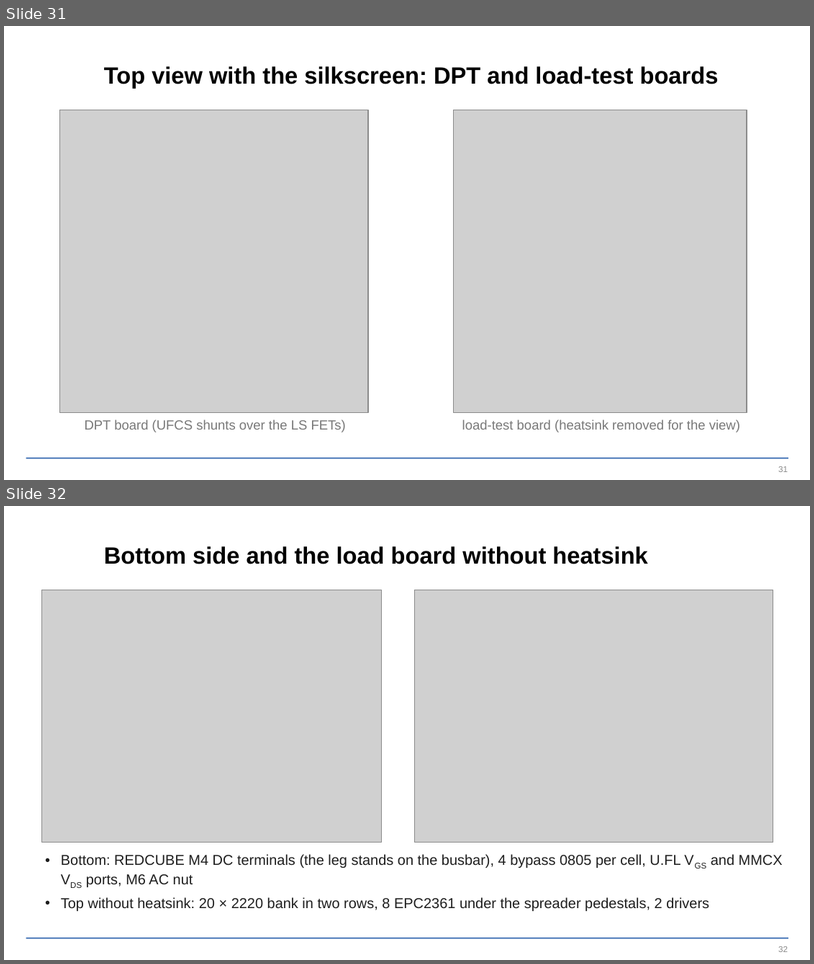
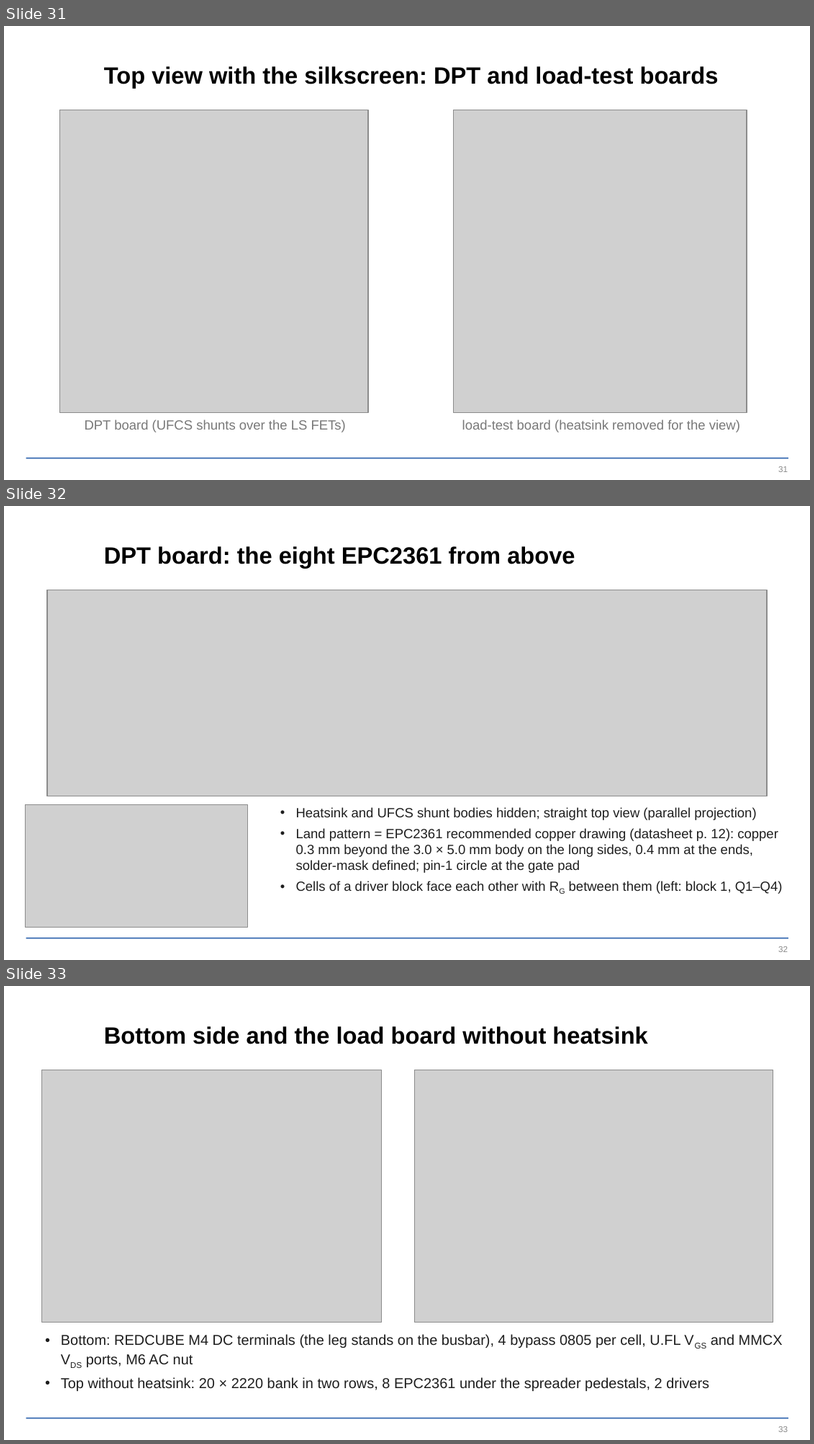
Before and after one commit to EnesAyaz/KTH, a slide deck: PCB-Design/reports/slides/spb_revb_design_flow.pptx. Shown one above the other, each under a label of ours: slides 31 and 32 before the commit, slides 31, 32 and 33 after it. The pictures are 814x964 and 814x1444 pixels, drawn with LibreOffice and Linux fonts; fonts in the diff are those of the drawing; grey boxes stand for pictures; background and template pictures are left out. Boxes give left, top, right and bottom in pixels: in the first picture for what was removed or moved away, otherwise in the second. Text is boxed around its words. In the diff, an @@ line names an element or a change of style, - is before the commit and + after.

```diff
--- a/PCB-Design/reports/slides/spb_revb_design_flow.pptx
+++ b/PCB-Design/reports/slides/spb_revb_design_flow.pptx
@@ slide 32 added at bbox=[4, 506, 810, 960], background #FFFFFF; not listed: 1 template element that a slide beside it also shows @@
@@ title added at bbox=[104, 546, 575, 568], 21 pt, text #000000, bold @@
+DPT board: the eight EPC2361 from above
@@ picture added at bbox=[47, 590, 768, 795] @@
@@ picture added at bbox=[25, 804, 247, 927] @@
@@ text added at bbox=[296, 807, 783, 893], 11.9 pt, text #1E1E1E @@
+• Heatsink and UFCS shunt bodies hidden; straight top view (parallel projection)
+• Land pattern = EPC2361 recommended copper drawing (datasheet p. 12): copper 0.3 mm beyond the 3.0 × 5.0 mm body on the long sides, 0.4 mm at the ends, solder-mask defined; pin-1 circle at the gate pad
+• Cells of a driver block face each other with RG between them (left: block 1, Q1–Q4)
@@ page number added at bbox=[779, 946, 788, 952], 7.5 pt, text #8C8C8C @@
+32
@@ what was slide 32 is now slide 33 @@
```
Also in this commit, not shown: 4 other files.
